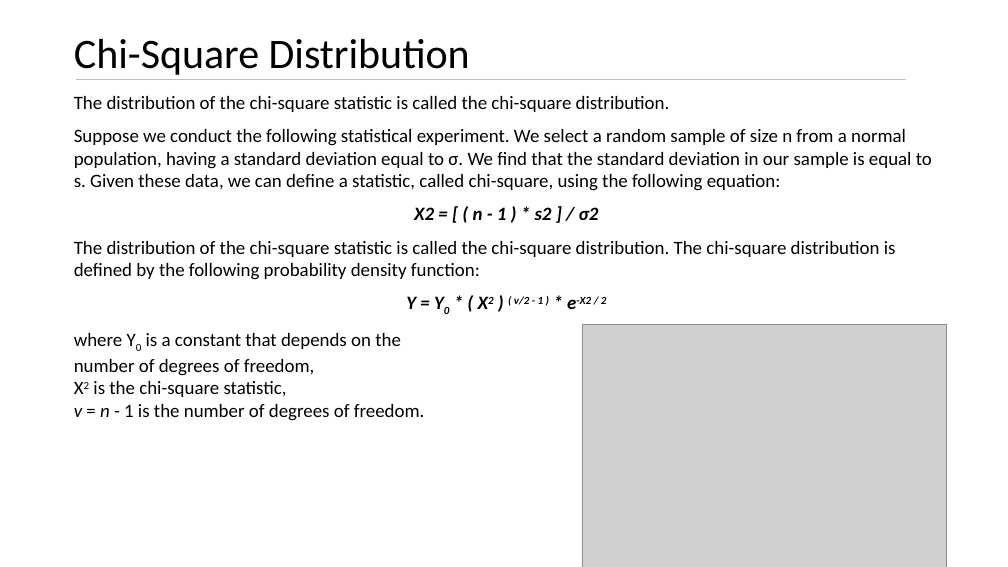
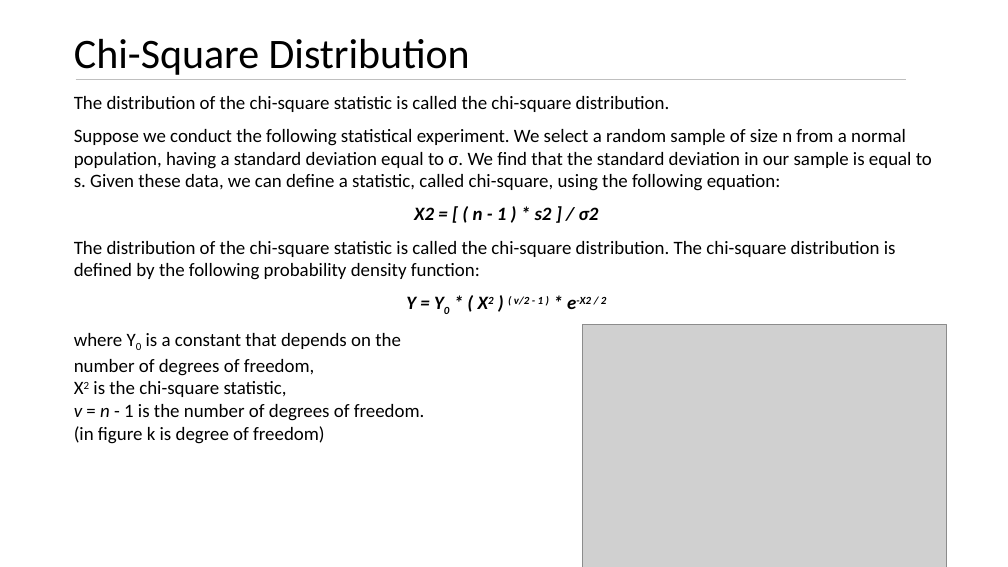
Before and after one commit to kushkul/Intro-to-Analytics, a slide deck: slide 53 of Statistics/Lesson 7 Inferential Statistics.pptx (slide 31 before the commit). Drawn at 1008x567 pixels with LibreOffice and Linux fonts; fonts in the diff are those of the drawing; grey boxes stand for pictures. Boxes give left, top, right and bottom in pixels: in the first picture for what was removed or moved away, otherwise in the second. Text is boxed around its words. In the diff, an @@ line names an element or a change of style, - is before the commit and + after.

```diff
--- a/Statistics/Lesson 7 Inferential Statistics.pptx
+++ b/Statistics/Lesson 7 Inferential Statistics.pptx
@@ text at bbox=[74, 426, 325, 444]: paragraph added @@
+(in figure k is degree of freedom)
```
Also in this commit, not shown: 1 other slide changed.
